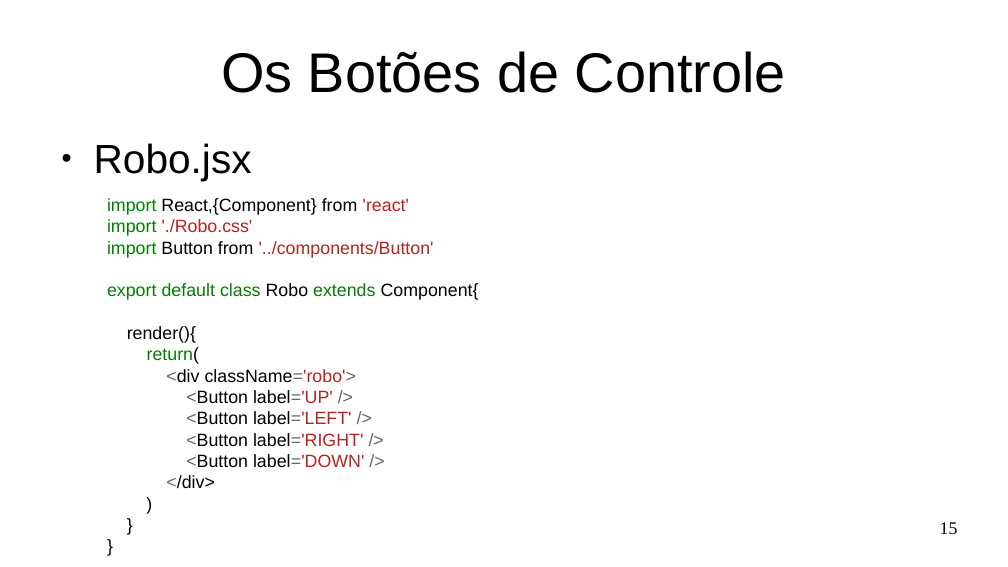
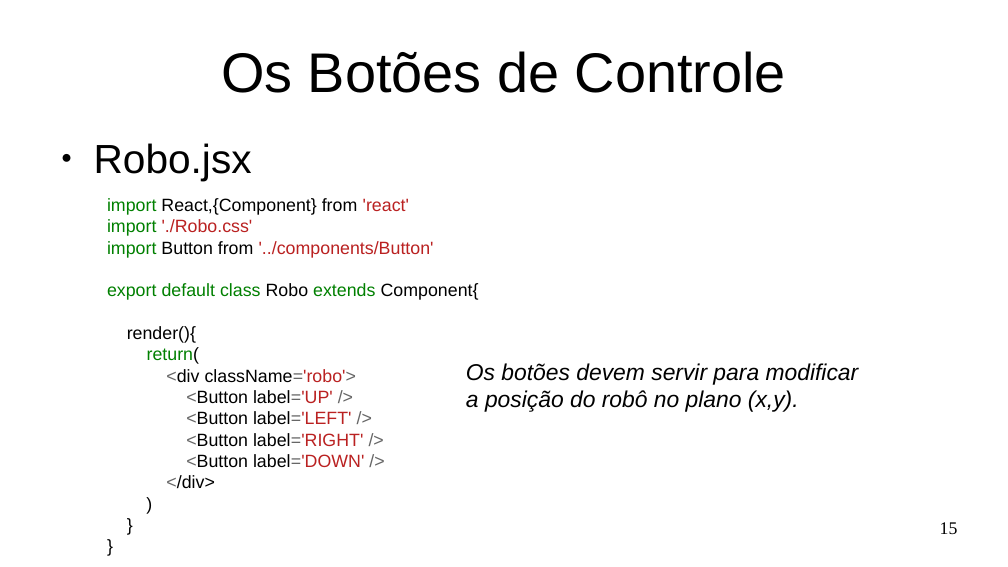
Before and after one commit to Marques-Dev/WEB_2020-1, a slide deck: slide 15 of SLIDES/aula02.odp. Drawn at 1008x567 pixels with LibreOffice and Linux fonts; fonts in the diff are those of the drawing. Boxes give left, top, right and bottom in pixels: in the first picture for what was removed or moved away, otherwise in the second. Text is boxed around its words. In the diff, an @@ line names an element or a change of style, - is before the commit and + after.

```diff
--- a/SLIDES/aula02.odp
+++ b/SLIDES/aula02.odp
@@ text added at box(466, 363, 859, 412), 18 pt, text #000000, italic @@
+Os botões devem servir para modificar
+a posição do robô no plano (x,y).
```
Also in this commit, not shown: 14 other slides changed, 1 slide added, 1 slide removed, 3 other files.
